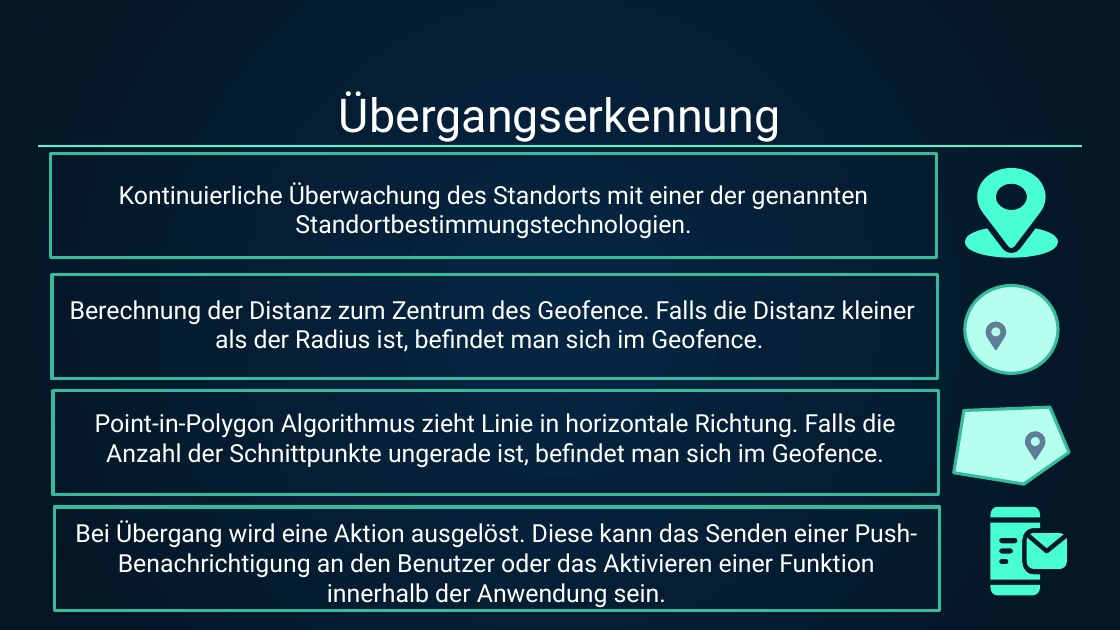
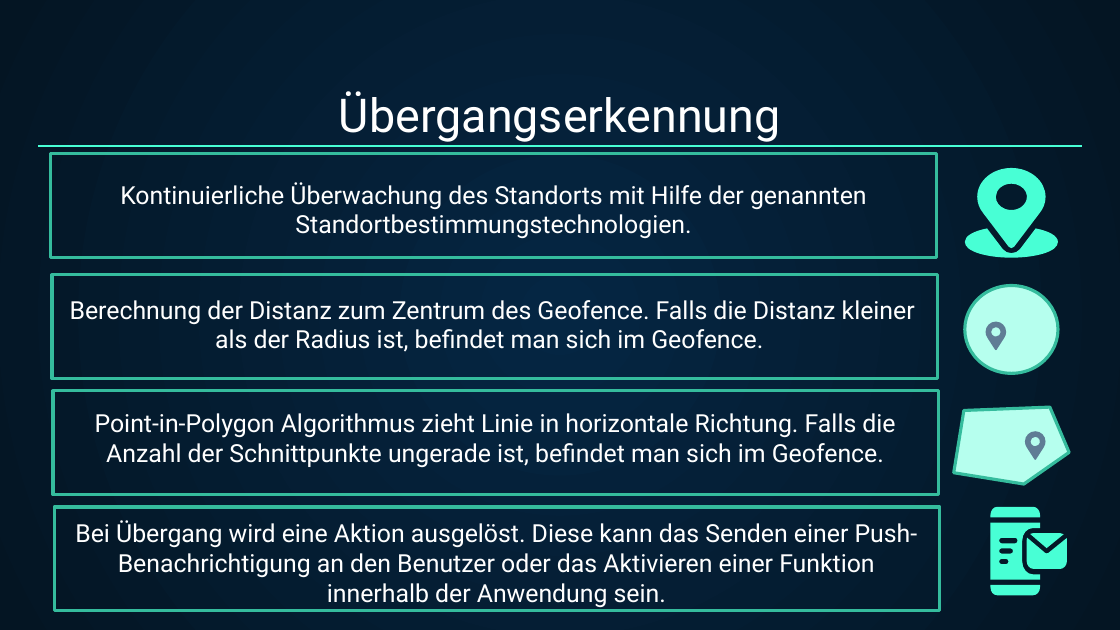
Before and after one commit to hm-heidemann/GeofenceDemo, a slide deck: slide 7 of Presentation/Geofencing_merged.pptx. Drawn at 1120x630 pixels with LibreOffice and Linux fonts; fonts in the diff are those of the drawing. Boxes give left, top, right and bottom in pixels: in the first picture for what was removed or moved away, otherwise in the second. Text is boxed around its words. In the diff, an @@ line names an element or a change of style, - is before the commit and + after.

Commit message:
edited final ppt & pdf

```diff
--- a/Presentation/Geofencing_merged.pptx
+++ b/Presentation/Geofencing_merged.pptx
@@ text at <box>120,182,867,238</box>: text changed @@
-Kontinuierliche Überwachung des Standorts mit einer der genannten Standortbestimmungstechnologien.
+Kontinuierliche Überwachung des Standorts mit Hilfe der genannten Standortbestimmungstechnologien.
```
Also in this commit, not shown: 1 other file.
